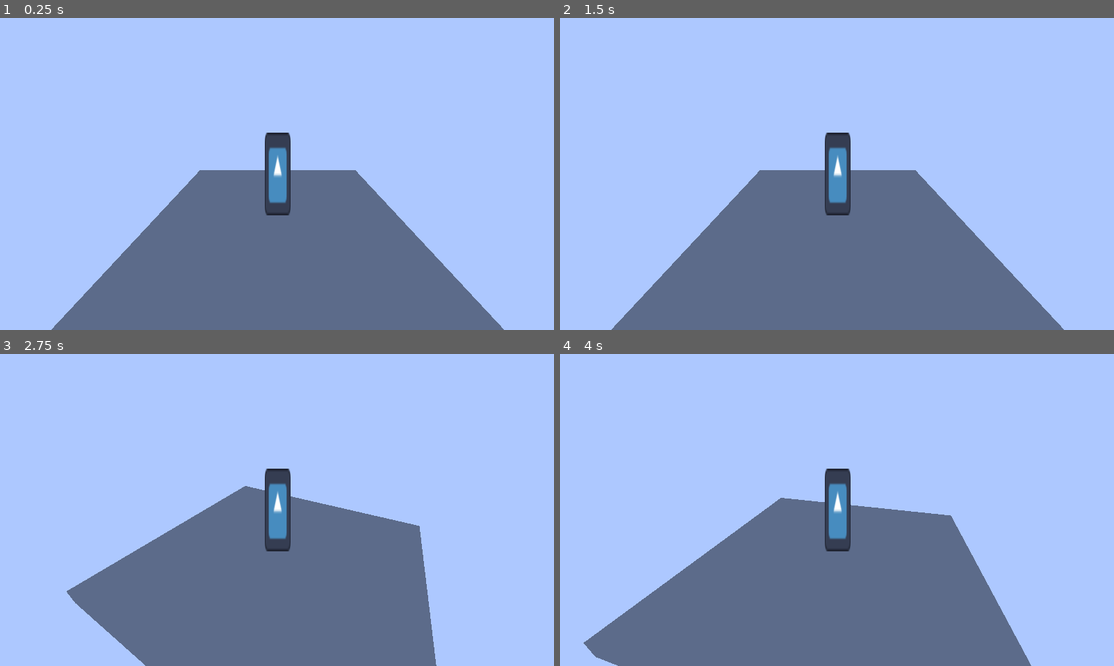
Above: before the commit, frames 1-4 (two rows, left to right).
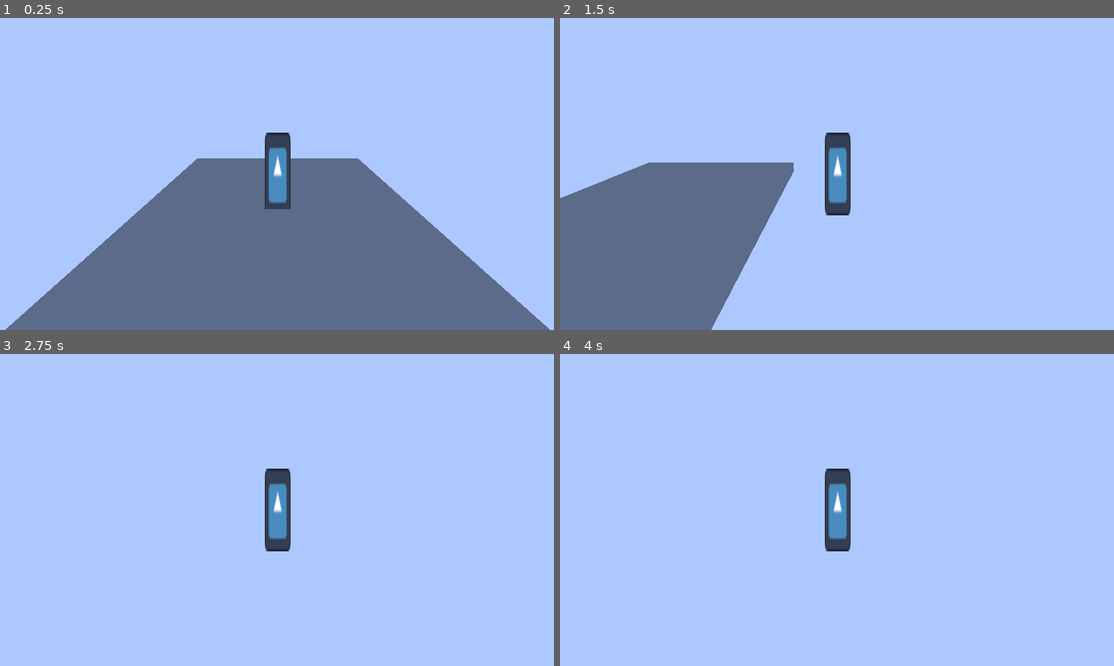
Above: after the commit, the same moments.

Repository: ronituohino/farming
Game: Godot game, scene res://scenes/main.tscn
Same seed, same stepped clock (60 frames per second), same inputs: the game is played once before the commit and once after it. The engine's default icon, where the game draws it, is replaced by a stand-in: a white triangle on a blue panel in a dark square.
Inputs (mouse positions are in pixels of both pictures, inside the frame that each line leads up to):
- Up to frame 1 (0.25 s): no input
- Up to frame 2 (1.5 s): tap Enter at 0.5 s; move the mouse to (958, 158) at 0.52 s; hold D (move_right) 0.53-1.28 s; tap Space (jump, bound only after the commit) at 0.6, 0.77, 1.07 s; move the mouse to (726, 189) at 1.27 s; hold S (move_down) from 1.28 s (still down); click (726, 189) at 1.35 s
- Up to frame 3 (2.75 s): tap Space (jump, bound only after the commit) at 1.52, 1.55, 1.82, 2.1 s; move the mouse to (293, 503) at 2.02 s; release S (move_down) at 2.03 s; hold W (move_up) from 2.03 s (still down)
- Up to frame 4 (4 s): keep holding W (move_up); tap Space (jump, bound only after the commit) at 2.75, 3.02, 3.05, 3.32, 3.6, 3.77 s; move the mouse to (831, 516) at 2.77 s; click (831, 516) at 2.85 s; tap Enter at 3.5 s; move the mouse to (881, 513) at 3.52 s

The runs differ from the first frame. In frame 1, 6.8% of the frame differs, in the area x 1-100%, y 44-100%; in frame 2, 33%, in the area x 0-91%, y 46-100%; in frame 3, 28%; in frame 4, 29%.

Commit message:
Add gravity and jump

Diff:
--- a/project.godot
+++ b/project.godot
@@ -46,6 +46,11 @@
 "events": [Object(InputEventKey,"resource_local_to_scene":false,"resource_name":"","device":-1,"window_id":0,"alt_press …(192 unchanged characters)…
 ]
 }
+jump={
+"deadzone": 0.2,
+"events": [Object(InputEventKey,"resource_local_to_scene":false,"resource_name":"","device":-1,"window_id":0,"alt_pressed":false,"shift_pressed":false,"ctrl_pressed":false,"meta_pressed":false,"pressed":false,"keycode":0,"physical_keycode":32,"key_label":0,"unicode":32,"location":0,"echo":false,"script":null)
+]
+}
 
 [physics]
 
--- a/scenes/main.tscn
+++ b/scenes/main.tscn
@@ -22,3 +22,6 @@
 
 [node name="Player3D" parent="." unique_id=2052042716 instance=ExtResource("2_sugp2")]
 transform = Transform3D(1, 0, 0, 0, 1, 0, 0, 0, 1, 0, 1.5633421, 0)
+move_speed = 7.0
+acceleration = 50.0
+gravity = -50
--- a/scenes/player.gd
+++ b/scenes/player.gd
@@ -16,6 +16,8 @@
 @export_group("Movement")
 @export var move_speed := 8.0
 @export var acceleration := 20.0
+@export var gravity := -30
+@export var jump_impulse := 12.0
 
 func _input(event: InputEvent) -> void:
 	if event.is_action_pressed("ui_cancel"):
@@ -38,4 +40,19 @@
 	_camera_input_direction = Vector2.ZERO
 
 	var raw_input := Input.get_vector("move_left", "move_right", "move_up", "move_down")
-	print(_camera.global_basis.z)
+	var forward := _camera.global_basis.z
+	var right := _camera.global_basis.x
+	var move_direction := forward * raw_input.y + right * raw_input.x
+	move_direction.y = 0.0
+	move_direction = move_direction.normalized()
+
+	var y_velocity := velocity.y
+	velocity.y = 0.0
+	velocity = velocity.move_toward(move_direction * move_speed, acceleration * delta)
+	velocity.y = y_velocity + gravity * delta
+
+	var is_starting_jump := Input.is_action_just_pressed("jump") and is_on_floor()
+	if is_starting_jump:
+		velocity.y += jump_impulse
+
+	move_and_slide()
